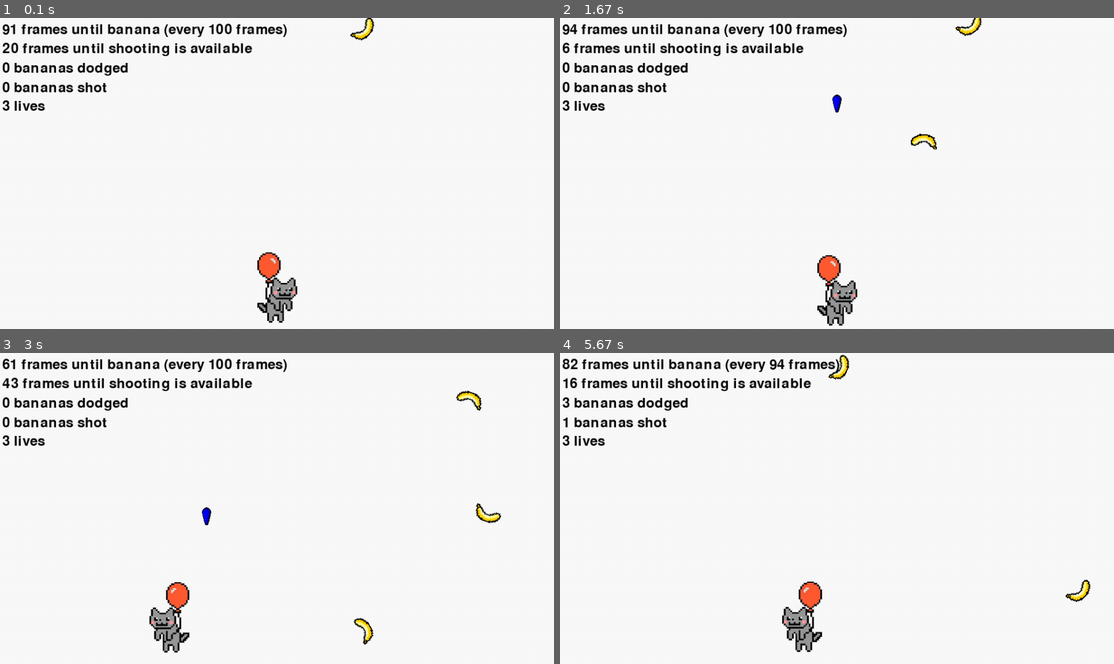
Above: before the commit, frames 1-4 (two rows, left to right).
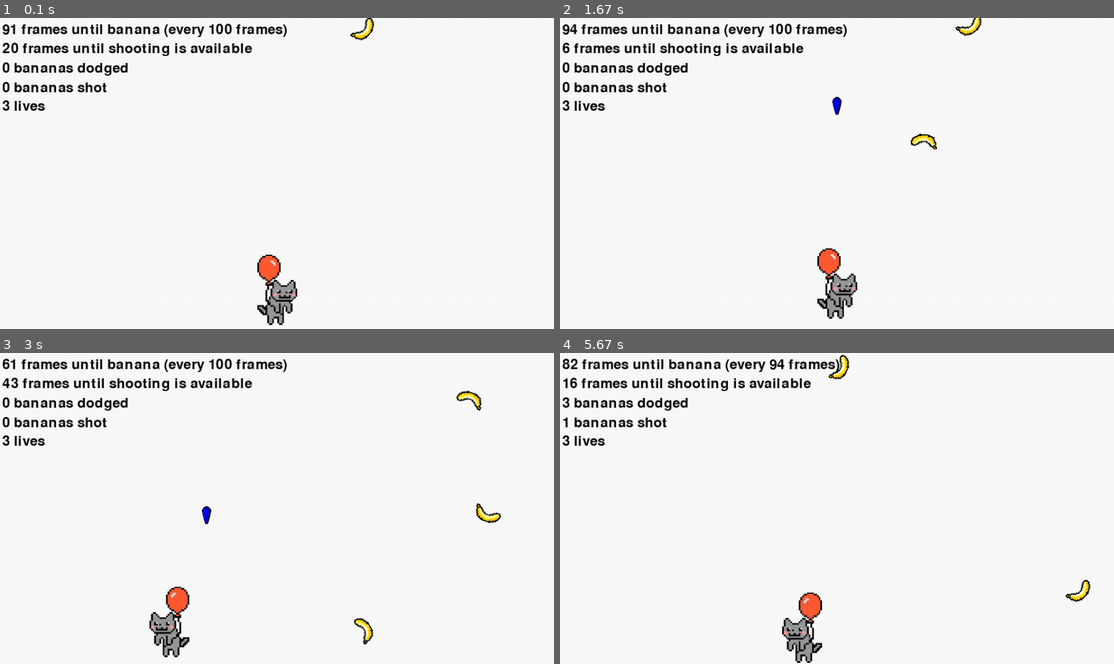
Above: after the commit, the same moments.

Repository: MikeCroall/MyPyGame
Game: pygame game, started from src/main.py
Two runs of this game, one before a commit and one after it. Both use one fixed random seed, a clock stepped at 60 frames per second and the inputs below.
Inputs:
- Up to frame 1 (0.1 s): no input
- Up to frame 2 (1.67 s): hold Esc 0.33-0.87 s; hold Left 0.33-0.87 s; hold Esc 0.9-1.43 s; tap Space at 0.97, 1.27, 1.53 s; hold D from 1.47 s (still down); hold Left from 1.47 s (still down)
- Up to frame 3 (3 s): tap Space at 1.83, 2.1, 2.4, 2.67, 2.97 s; release D at 2 s; release Left at 2 s; hold Left 2.03-2.57 s; hold Left from 2.6 s (still down)
- Up to frame 4 (5.67 s): release Left at 3 s; hold Right 3.03-3.67 s; tap Space at 3.1, 3.4, 3.77, 4.07, 4.27, 4.57, 4.77, 5.07, 5.27, 5.57 s; hold Left 3.7-4.17 s; hold Right 4.2-4.67 s; hold Right 4.7-5.17 s; hold Left from 5.2 s (still down)

The runs differ from the first frame. In frame 1, 0.6% of the frame differs, in the area x 46-54%, y 75-99%; in frame 2, 1.0%; in frame 3, 0.8%; in frame 4, 1.1%, in the area x 40-48%, y 73-100%.

Commit message:
Sinusoidal player bobbing - much nicer than linear, and less code too!

Diff:
--- a/src/main.py
+++ b/src/main.py
@@ -20,7 +20,7 @@
     pygame.display.set_caption('Banana dodge v2')
     banana_spawn_rate, frames_until_banana_spawn = 100, 1
     bananas_dodged, bananas_shot, lives = 0, 0, 3
-    player_bob_rate, frames_until_player_bob = 7, 7
+    player_bob_rate = 3
     shooting_cool_down, frames_until_can_shoot = 75, 30
     projectile_speed = [0, -4 * int(screen_height / 480)]
     background_colour = (250, 250, 250)
@@ -55,9 +55,9 @@
             img = pygame.image.load("../img/banana.bmp")
             bananas.append(Banana(False, img, int(random.random() * screen_width), 0, speed))
 
-    def shoot_projectile_from_player(player_1):
+    def shoot_projectile_from_player(player):
         img = pygame.image.load("../img/projectile.png")
-        projectiles.append(Projectile(img, projectile_speed, player_1.get_rect()))
+        projectiles.append(Projectile(img, projectile_speed, player.get_rect()))
 
     def background_fade():
         background_recover_rate = 2
@@ -85,17 +85,37 @@
         labels[3].set_text("{} bananas shot".format(bananas_shot))
         labels[4].set_text("{} lives".format(lives))
 
-    def process_events(paused):
+    def process_events(p_paused):
         for event in pygame.event.get():
             if event.type == pygame.QUIT:
                 sys.exit()
             elif event.type == pygame.KEYDOWN:
                 if event.key == pygame.K_ESCAPE:
-                    paused = not paused
-                    if paused:
+                    p_paused = not p_paused
+                    if p_paused:
                         screen.blit(pause_label, pause_label_rect)
                         pygame.display.flip()
-        return paused
+        return p_paused
+
+    def show_death_messages(p_background, p_bananas_dodged, p_bananas_shot, p_screen):
+        print("Game over!\n{} bananas dodged successfully".format(p_bananas_dodged))
+        game_over_label = pygame.font.Font(None, 40).render("Game over!", 1, (10, 10, 10))
+        bananas_dodged_label = pygame.font.Font(None, 36).render(
+            "You dodged {} bananas, and shot {}!".format(p_bananas_dodged, p_bananas_shot), 1, (10, 10, 10))
+        escape_exit_label = pygame.font.Font(None, 25).render("Press Esc to exit", 1, (10, 10, 10))
+        gol_rect = game_over_label.get_rect()
+        bdl_rect = bananas_dodged_label.get_rect()
+        eel_rect = escape_exit_label.get_rect()
+        gol_rect.centerx = p_background.get_rect().centerx
+        bdl_rect.centerx = p_background.get_rect().centerx
+        eel_rect.centerx = p_background.get_rect().centerx
+        gol_rect.bottom = p_background.get_rect().centery - gol_rect.height - 10
+        bdl_rect.centery = p_background.get_rect().centery
+        eel_rect.top = p_background.get_rect().centery + gol_rect.height + 10
+        p_screen.blit(game_over_label, gol_rect)
+        p_screen.blit(bananas_dodged_label, bdl_rect)
+        p_screen.blit(escape_exit_label, eel_rect)
+        pygame.display.flip()
 
     while lives > 0:
         paused = process_events(paused)
@@ -152,7 +172,7 @@
                             bananas_shot += 1  # life-bananas don't count towards this
                         rem_b.append(b)
                         del projectiles[ind]
-                    elif b.get_rect().top > screen_height:  # if didn't collide with player, check for locational despawn
+                    elif b.get_rect().top > screen_height:  # if not collided with player, check for locational despawn
                         rem_b.append(b)
                         bananas_dodged += 1
                         if banana_spawn_rate > 15:
@@ -182,10 +202,7 @@
                 screen.blit(p.get_img(), p.get_rect())
 
             # animate bobbing
-            frames_until_player_bob -= 1
-            if frames_until_player_bob <= 0:
-                player_1.balloon_bob()
-                frames_until_player_bob = player_bob_rate
+            player_1.balloon_bob(player_bob_rate)
             screen.blit(player_1.get_img(), player_1.get_rect())
 
             pygame.display.flip()
@@ -193,27 +210,7 @@
         else:
             time.sleep(0.2)  # paused
 
-    print("Game over!\n{} bananas dodged successfully".format(bananas_dodged))
-
-    game_over_label = pygame.font.Font(None, 40).render("Game over!", 1, (10, 10, 10))
-    bananas_dodged_label = pygame.font.Font(None, 36).render(
-        "You dodged {} bananas, and shot {}!".format(bananas_dodged, bananas_shot), 1, (10, 10, 10))
-    escape_exit_label = pygame.font.Font(None, 25).render("Press Esc to exit", 1, (10, 10, 10))
-    gol_rect = game_over_label.get_rect()
-    bdl_rect = bananas_dodged_label.get_rect()
-    eel_rect = escape_exit_label.get_rect()
-    gol_rect.centerx = background.get_rect().centerx
-    bdl_rect.centerx = background.get_rect().centerx
-    eel_rect.centerx = background.get_rect().centerx
-    gol_rect.bottom = background.get_rect().centery - gol_rect.height - 10
-    bdl_rect.centery = background.get_rect().centery
-    eel_rect.top = background.get_rect().centery + gol_rect.height + 10
-
-    screen.blit(game_over_label, gol_rect)
-    screen.blit(bananas_dodged_label, bdl_rect)
-    screen.blit(escape_exit_label, eel_rect)
-
-    pygame.display.flip()
+    show_death_messages(background, bananas_dodged, bananas_shot, screen)
 
     escaped = False
     while not escaped:
--- a/src/player.py
+++ b/src/player.py
@@ -3,15 +3,15 @@
 
 
 class Player:
+    MAX_BOB_HEIGHT = 10
+
     def __init__(self, img, speed, screen_bounds):
-        w, h = screen_bounds
         self.img = img
         self.rect = img.get_rect()
         self.speed = speed
         self.usual_bottom = -1
         self.position_middle_bottom(screen_bounds)
-        self.balloon_bob_height = 0
-        self.balloon_bob_mode = "down"
+        self.balloon_bob_sin_angle = 0
         self.travelling = "right"
 
     def get_img(self):
@@ -41,15 +41,7 @@
         self.usual_bottom = self.rect.bottom
         self.rect.centerx = int(width / 2)
 
-    def balloon_bob(self):
-        if self.balloon_bob_mode == "down":
-            if self.balloon_bob_height < 10:
-                self.balloon_bob_height += 1
-            else:
-                self.balloon_bob_mode = "up"
-        else:
-            if self.balloon_bob_height > -10:
-                self.balloon_bob_height -= 1
-            else:
-                self.balloon_bob_mode = "down"
-        self.rect.bottom = self.usual_bottom + self.balloon_bob_height
+    def balloon_bob(self, bob_rate_as_angle):
+        self.balloon_bob_sin_angle = (self.balloon_bob_sin_angle + bob_rate_as_angle) % 360
+        self.rect.bottom = self.usual_bottom + (
+            math.sin(math.radians(self.balloon_bob_sin_angle)) * Player.MAX_BOB_HEIGHT)
